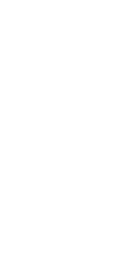
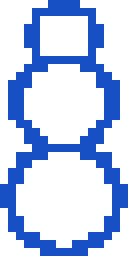
Comparing the layer stacks of the two 128×256 images. Changes:
painted on "Snowman" over [0, 0, 128, 256]
